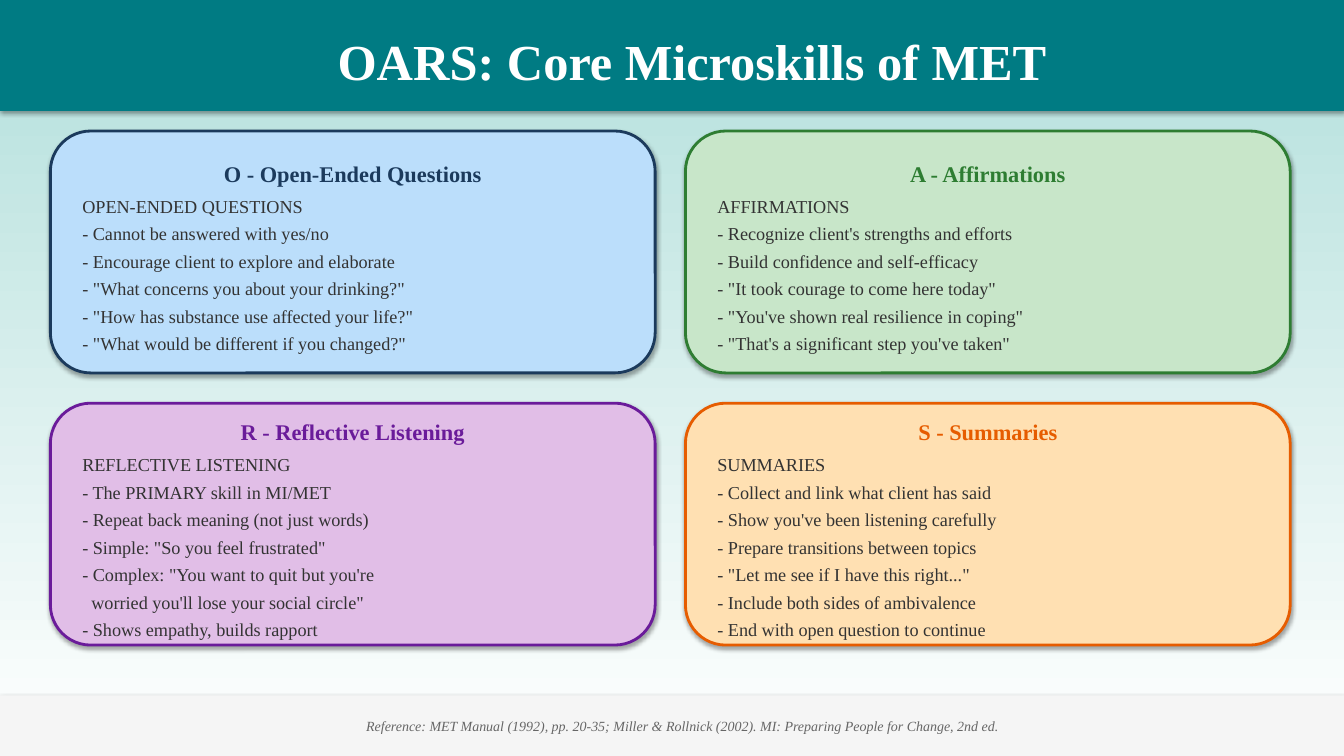
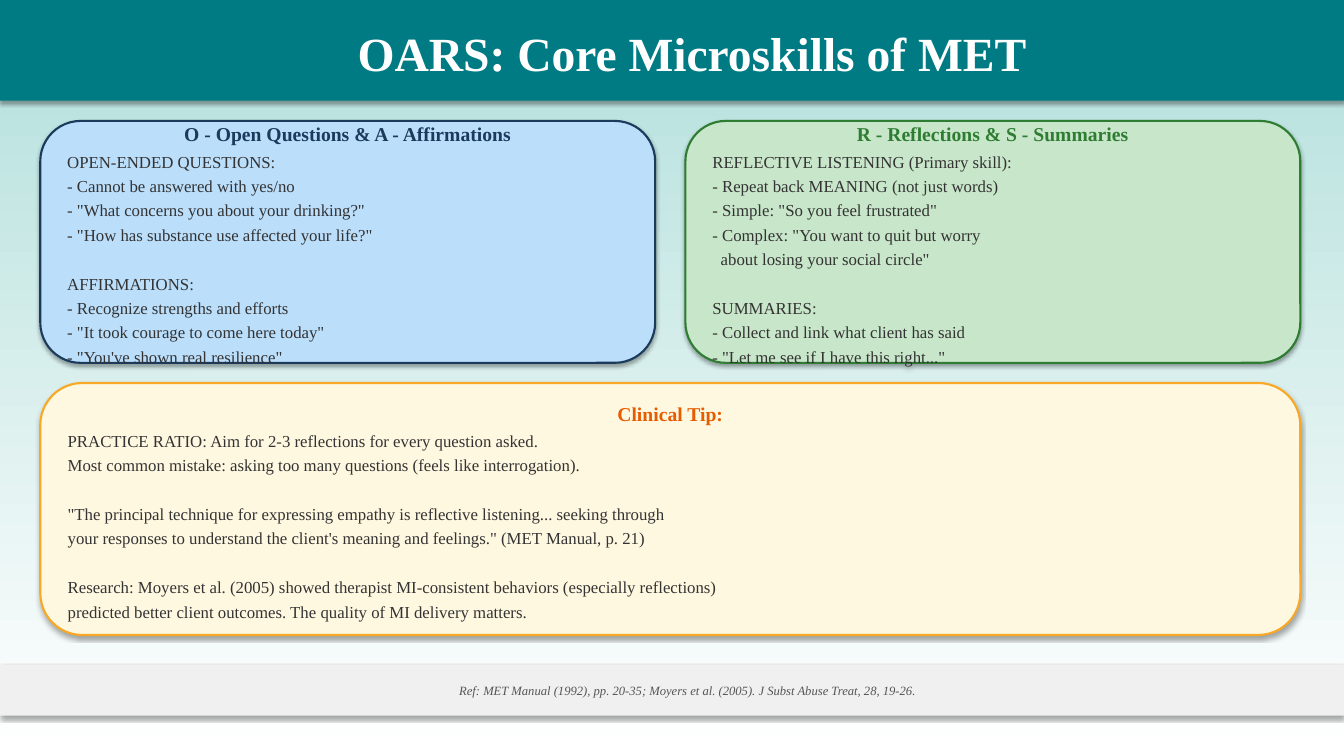
Before and after one commit to tejasdangodra786-byte/Dango-kiro, a slide deck: slide 18 of MET_Comprehensive_Presentation.pptx (slide 20 before the commit). Drawn at 1344x756 pixels with LibreOffice and Linux fonts; fonts in the diff are those of the drawing. Boxes give left, top, right and bottom in pixels: in the first picture for what was removed or moved away, otherwise in the second. Text is boxed around its words. In the diff, an @@ line names an element or a change of style, - is before the commit and + after.

Commit message:
MET Presentation v4.1: Fixed overlaps + new sections (65 slides)
FIXES:
- Strict zone-based layout prevents all visual overlapping
  Title zone: 0-1.0 inch | Content zone: 1.15-6.45 inch | Reference: 6.6-7.1 inch
- Reduced text per box, consistent spacing between elements
- Proper margins and padding in all content boxes

NEW SECTIONS ADDED:
- Section 8: Comparison with Other Therapies
  * MET vs CBT (with research on combining both)
  * MET vs 12-Step Facilitation
  * Comprehensive comparison table (MET/CBT/TSF/CM/CRA/BSFT)
  * Why MET is more effective in specific contexts
  * Family & Caregiver involvement (CRAFT, stepped care model)
  * Therapies used alongside MET for comprehensive care

- Section 9: Comorbid Psychiatric Disorders
  * Personality Disorders (BPD, ASPD) + MET adaptations
  * Depression comorbidity + MET adaptations
  * Anxiety & PTSD comorbidity + MET adaptations
  * Bipolar & Psychotic Disorders + MET adaptations
  * Summary table with all adaptations and adjunct therapies
  * Research references for each comorbid condition

RETAINED FROM v4:
- All original 8 sections (intro, theory, principles, sessions, techniques, case, worksheets, research)
- Colorful visual design with multiple color schemes
- Times New Roman font (titles 34pt, content 12-13pt)
- References on every slide
- Case conceptualization (anonymized)
- 6 printable worksheets

```diff
--- a/MET_Comprehensive_Presentation.pptx
+++ b/MET_Comprehensive_Presentation.pptx
@@ rectangle "OARS: Core Microskills of MET": place and size @@
-rectangle "OARS: Core Microskills of MET" at (0, 0, 1344, 111)
+rectangle "OARS: Core Microskills of MET" at (0, 0, 1344, 101)
@@ rectangle "OARS: Core Microskills of MET" at (0, 0, 1344, 101): size 36 to 34 pt @@
@@ rounded rectangle "O - Open Questions & ...": place and size @@
-rounded rectangle "O - Open Questions & ..." at (50, 131, 655, 373)
+rounded rectangle "O - Open Questions & ..." at (40, 121, 655, 363)
@@ rounded rectangle "O - Open Questions & ..." at (40, 121, 655, 363): outline #1B3A5C 2 pt to #1B3A5C 1.5 pt @@
@@ text in rounded rectangle at (67, 127, 511, 171): text changed; size 16 to 14 pt @@
-O - Open-Ended Questions
-OPEN-ENDED QUESTIONS
+O - Open Questions & A - Affirmations
+OPEN-ENDED QUESTIONS:
@@ rounded rectangle "R - Reflections & S ...": place and size @@
-rounded rectangle "R - Reflections & S ..." at (686, 131, 1291, 373)
+rounded rectangle "R - Reflections & S ..." at (686, 121, 1301, 363)
@@ rounded rectangle "R - Reflections & S ..." at (686, 121, 1301, 363): outline #2E7D32 2 pt to #2E7D32 1.5 pt @@
@@ text in rounded rectangle at (712, 127, 1128, 367): text changed; size 13 to 12 pt @@
-A - Affirmations
-AFFIRMATIONS
-- Recognize client's strengths and efforts
-- Build confidence and self-efficacy
-- "It took courage to come here today"
-- "You've shown real resilience in coping"
-- "That's a significant step you've taken"
+R - Reflections & S - Summaries
+REFLECTIVE LISTENING (Primary skill):
+- Repeat back MEANING (not just words)
+- Simple: "So you feel frustrated"
+- Complex: "You want to quit but worry
+about losing your social circle"
+SUMMARIES:
+- Collect and link what client has said
+- "Let me see if I have this right..."
@@ text in rounded rectangle at (77, 180, 373, 245): size 13 to 12 pt in "- Cannot be answered with yes/no", "- "What concerns you about your drinking?"", "- "How has substance use affected your ..."; less space between paragraphs @@
@@ text in rounded rectangle at (93, 255, 395, 272): paragraph removed @@
-- Encourage client to explore and elaborate
@@ text in rounded rectangle at (67, 279, 324, 367): text changed; size 13 to 12 pt @@
-- "What would be different if you changed?"
+AFFIRMATIONS:
+- Recognize strengths and efforts
+- "It took courage to come here today"
+- "You've shown real resilience"
@@ rounded rectangle "Clinical Tip:": place and size @@
-rounded rectangle "Clinical Tip:" at (50, 403, 655, 645)
+rounded rectangle "Clinical Tip:" at (40, 383, 1301, 635)
@@ rounded rectangle "Clinical Tip:" at (40, 383, 1301, 635): fill #E1BEE7 to #FFF8E1; outline #6A1B9A 2 pt to #F9A825 1.5 pt @@
@@ text in rounded rectangle at (68, 407, 723, 622): text changed; size 13 to 12 pt @@
-R - Reflective Listening
-REFLECTIVE LISTENING
-- The PRIMARY skill in MI/MET
-- Repeat back meaning (not just words)
-- Simple: "So you feel frustrated"
-- Complex: "You want to quit but you're
-worried you'll lose your social circle"
-- Shows empathy, builds rapport
+Clinical Tip:
+PRACTICE RATIO: Aim for 2-3 reflections for every question asked.
+Most common mistake: asking too many questions (feels like interrogation).
+"The principal technique for expressing empathy is reflective listening... seeking through
+your responses to understand the client's meaning and feelings." (MET Manual, p. 21)
+Research: Moyers et al. (2005) showed therapist MI-consistent behaviors (especially reflections)
+predicted better client outcomes. The quality of MI delivery matters.
@@ rounded rectangle removed at (686, 403, 1291, 645) @@
-S - Summaries
-SUMMARIES
-- Collect and link what client has said
-- Show you've been listening carefully
-- Prepare transitions between topics
-- "Let me see if I have this right..."
-- Include both sides of ambivalence
-- End with open question to continue
@@ rectangle "Ref: MET Manual (1992), pp. ...": place and size @@
-rectangle "Ref: MET Manual (1992), pp. ..." at (0, 696, 1344, 756)
+rectangle "Ref: MET Manual (1992), pp. ..." at (0, 665, 1344, 716)
@@ rectangle "Ref: MET Manual (1992), pp. ..." at (0, 665, 1344, 716): fill #F5F5F5 to #F0F0F0 @@
@@ text in rectangle at (459, 686, 916, 698): text changed; size 10 to 9 pt; text colour #666666 to #555555 @@
-Reference: MET Manual (1992), pp. 20-35; Miller & Rollnick (2002). MI: Preparing People for Change, 2nd ed.
+Ref: MET Manual (1992), pp. 20-35; Moyers et al. (2005). J Subst Abuse Treat, 28, 19-26.
```
Also in this commit, not shown: 42 other slides changed, 22 slides added, 19 slides removed, 1 other file.
